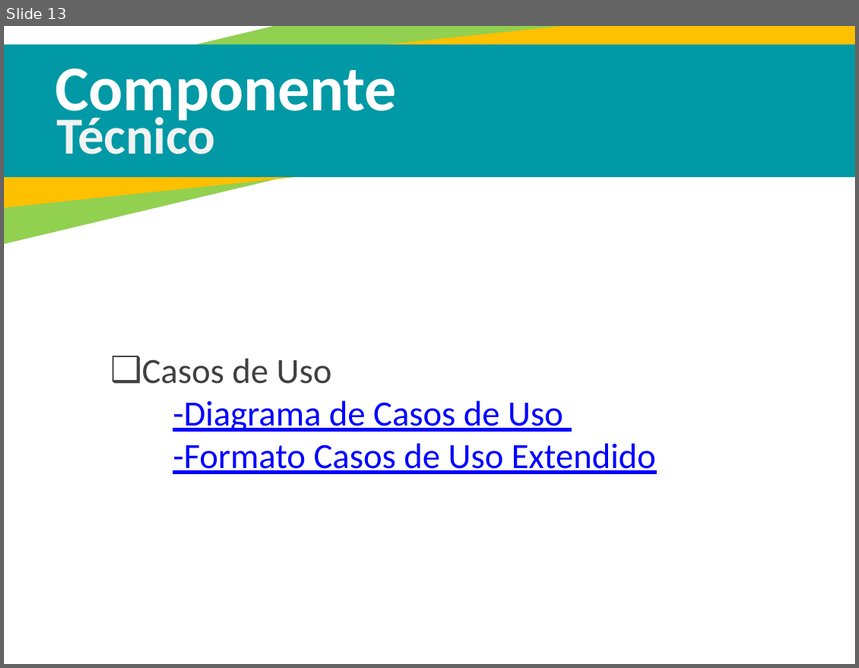
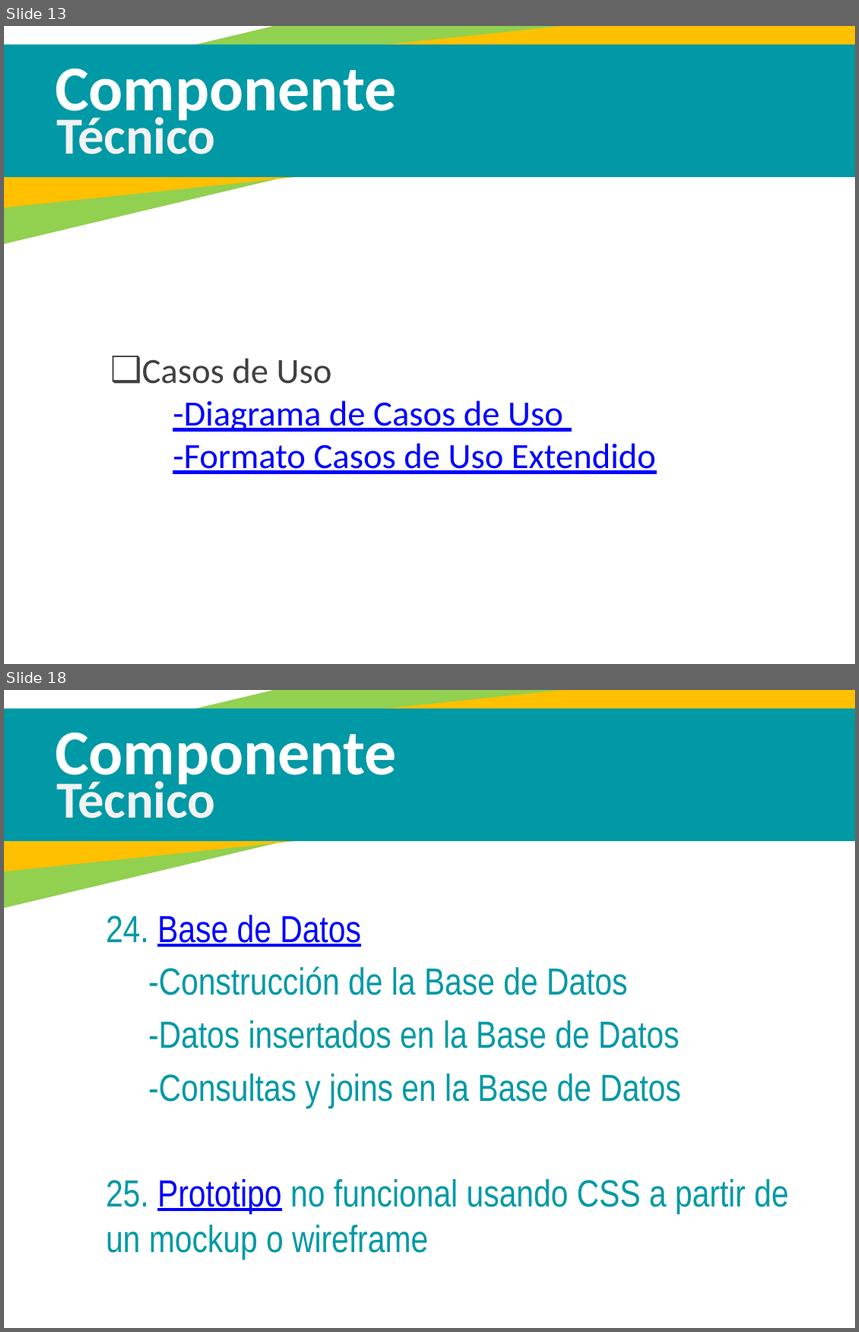
Before and after one commit to JorgeCanchon/Klimatizar-, a slide deck: Sistematización inventario KLIMATIZAR COLOMBIA SAS.pptx. Shown one above the other, each under a label of ours: slide 13 before the commit, slides 13 and 18 after it; the slides between them are not shown. The pictures are 859x668 and 859x1332 pixels, drawn with LibreOffice and Linux fonts; fonts in the diff are those of the drawing. Boxes give left, top, right and bottom in pixels: in the first picture for what was removed or moved away, otherwise in the second. Text is boxed around its words. In the diff, an @@ line names an element or a change of style, - is before the commit and + after.

```diff
--- a/Sistematización inventario KLIMATIZAR COLOMBIA SAS.pptx
+++ b/Sistematización inventario KLIMATIZAR COLOMBIA SAS.pptx
@@ slide 18 added at <box>4,690,855,1328</box>, background #FFFFFF; not listed: 3 template elements that a slide beside it also shows @@
@@ text added at <box>55,733,397,789</box>, 54 pt, text #FFFFFF, bold @@
+Componente
@@ text added at <box>56,774,215,818</box>, 44 pt, text #F2F2F2, bold @@
+Técnico
@@ text added at <box>106,915,788,1260</box>, 32 pt, text #0099A5 @@
+24. Base de Datos
+-Construcción de la Base de Datos
+-Datos insertados en la Base de Datos
+-Consultas y joins en la Base de Datos
+25. Prototipo no funcional usando CSS a partir de un mockup o wireframe
```
Also in this commit, not shown: 8 slides changed, 2 other slides added, 9 other files.
